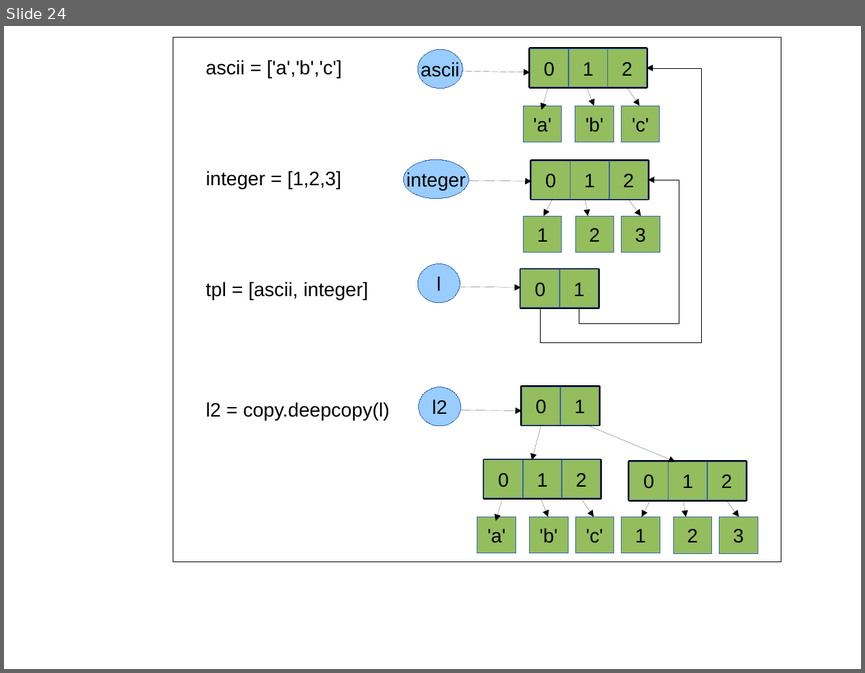
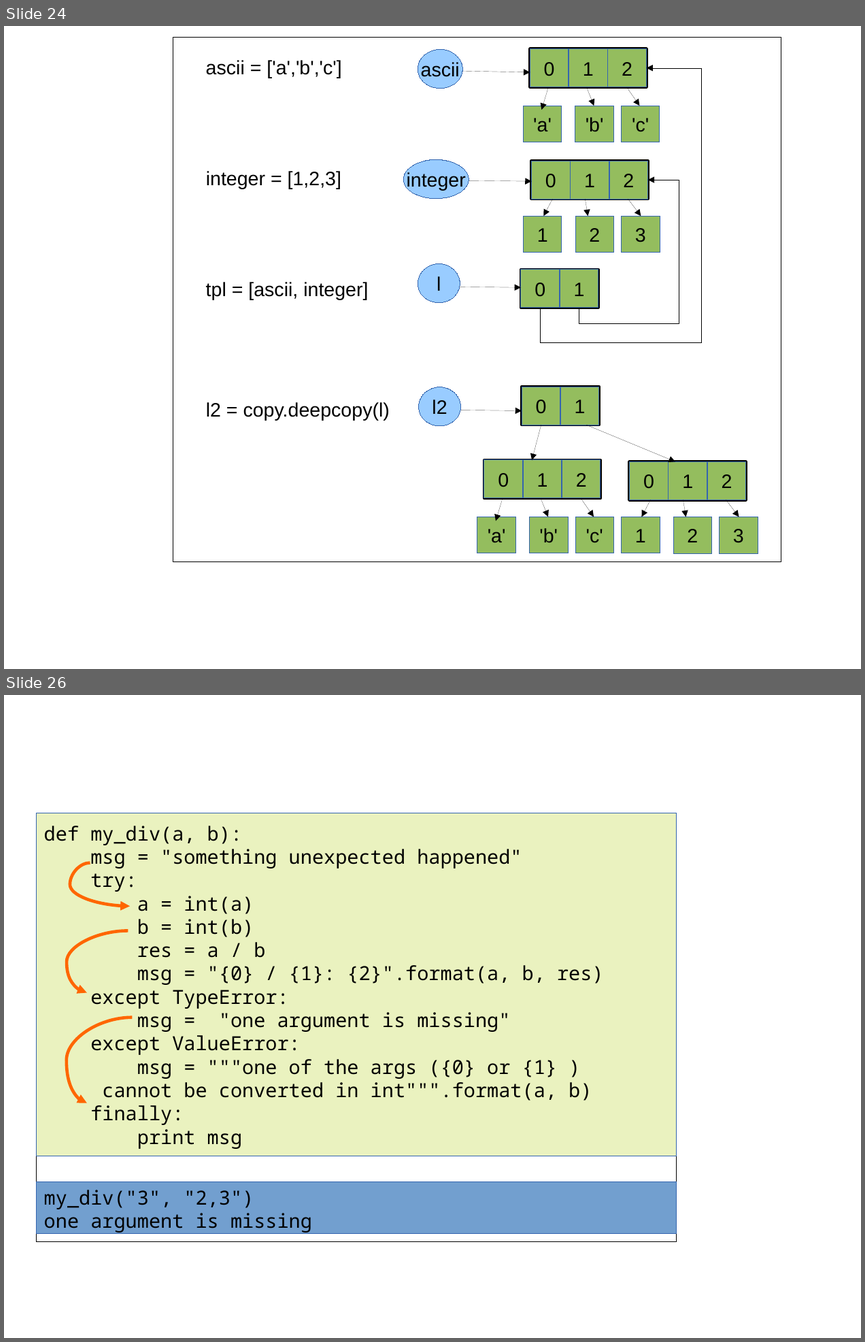
Before and after one commit to C3BI-pasteur-fr/python-course-1, a slide deck: figures.odp. Shown one above the other, each under a label of ours: slide 24 before the commit, slides 24 and 26 after it; the slides between them are not shown. The pictures are 865x673 and 865x1342 pixels, drawn with LibreOffice and Linux fonts; fonts in the diff are those of the drawing. Boxes give left, top, right and bottom in pixels: in the first picture for what was removed or moved away, otherwise in the second. Text is boxed around its words. In the diff, an @@ line names an element or a change of style, - is before the commit and + after.

Commit message:
add figures and code for catching exceptions section

```diff
--- a/figures.odp
+++ b/figures.odp
@@ slide 26 added at (4,695,861,1338), background #FFFFFF @@
@@ rectangle added at (37,813,677,1242), outline #000000 0 pt @@
@@ rectangle added at (37,813,677,1157), fill #AECF00 at 25% opacity, outline #3465AF 0 pt, 18 pt, text #000000 @@
+def my_div(a, b):
+msg = "something unexpected happened"
+try:
+a = int(a)
+b = int(b)
+res = a / b
+msg = "{0} / {1}: {2}".format(a, b, res)
+except TypeError:
+msg = "one argument is missing"
+except ValueError:
+msg = """one of the args ({0} or {1} )
+cannot be converted in int""".format(a, b)
+finally:
+print msg
@@ curved arrow added from (90, 863) to (130, 906), #FF6600 2.89 pt @@
@@ curved arrow added from (128, 930) to (87, 993), #FF6600 2.89 pt @@
@@ curved arrow added from (133, 1017) to (87, 1103), #FF6600 2.89 pt @@
@@ rectangle added at (37,1182,677,1234), fill #729FCF, outline #3465AF 0 pt, 18 pt, text #000000 @@
+my_div("3", "2,3")
+one argument is missing
```
Also in this commit, not shown: 3 other slides added, 3 slides removed, 5 other files.
